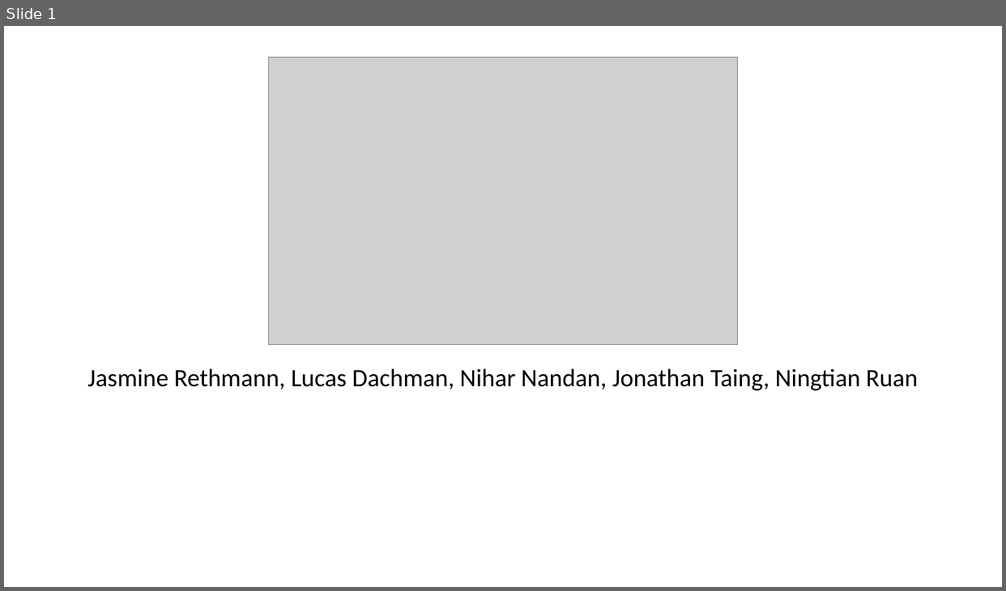
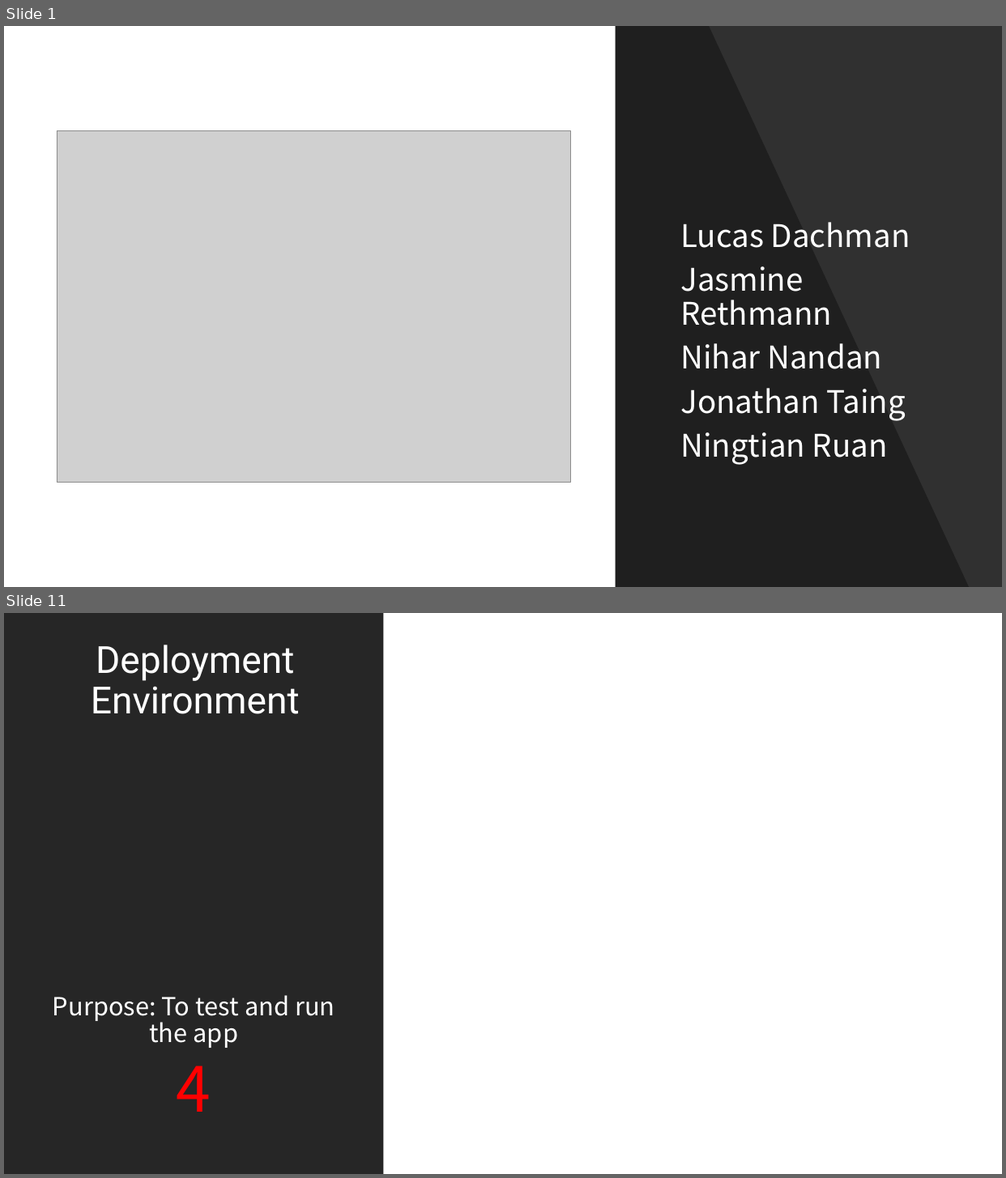
Before and after one commit to Computer-Girl/3308Project, a slide deck: ProjectPresentation.pptx. Shown one above the other, each under a label of ours: slide 1 before the commit, slides 1 and 11 after it; the slides between them are not shown. The pictures are 1006x591 and 1006x1178 pixels, drawn with LibreOffice and Linux fonts; fonts in the diff are those of the drawing; grey boxes stand for pictures. Boxes give left, top, right and bottom in pixels: in the first picture for what was removed or moved away, otherwise in the second. Text is boxed around its words. In the diff, an @@ line names an element or a change of style, - is before the commit and + after.

```diff
--- a/ProjectPresentation.pptx
+++ b/ProjectPresentation.pptx
@@ slide 11 added at [4, 613, 1002, 1174], background #FFFFFF @@
@@ rectangle added at [4, 613, 384, 1174], fill #262626 @@
@@ title added at [91, 645, 300, 714], 36 pt, text #FFFFFF @@
+Deployment Environment
@@ text added at [53, 995, 334, 1112], 24 pt, text #FFFFFF @@
+Purpose: To test and run the app
+4
@@ slide 1 changed as well @@
@@ rectangle added at [616, 26, 1002, 587], fill #000000 at 81% opacity @@
@@ freeform shape added at [616, 26, 969, 587], fill #000000 at 35% opacity @@
@@ picture: place and size @@
-picture at [268, 58, 738, 345]
+picture at [57, 130, 570, 483]
@@ subtitle at [680, 222, 910, 465]: text changed; size 24 to 30 pt; font Calibri to Noto Sans CJK KR; text colour #000000 to #FFFFFF @@
-Jasmine Rethmann, Lucas Dachman, Nihar Nandan, Jonathan Taing, Ningtian Ruan
+Lucas Dachman
+Jasmine Rethmann
+Nihar Nandan
+Jonathan Taing
+Ningtian Ruan
```
Also in this commit, not shown: 2 other slides changed, 12 other slides added, 3 slides removed.
